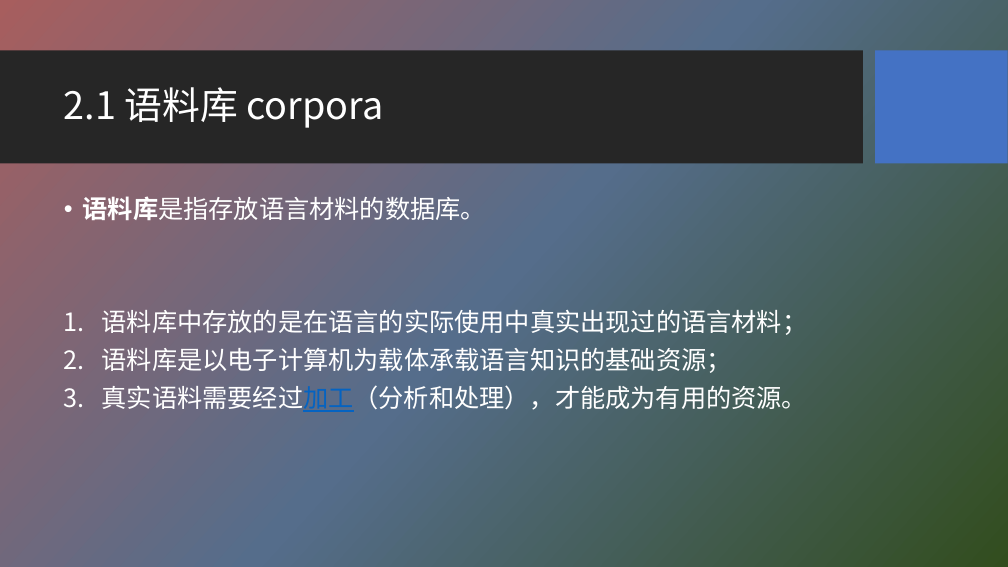
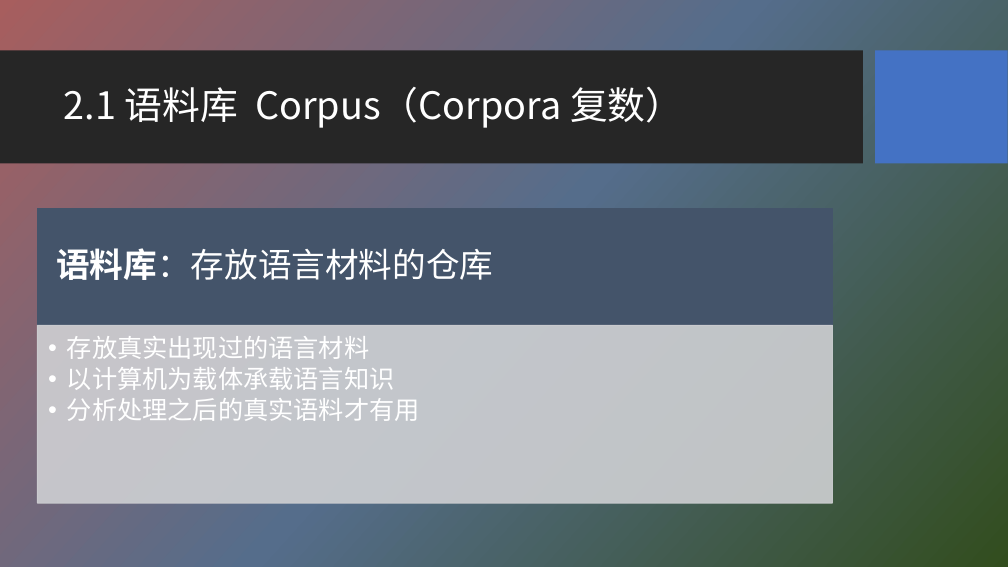
Before and after one commit to HBU/NLP_PPT, a slide deck: slide 3 of PPT-2020/ch02 语料库与词汇知识库.pptx. Drawn at 1008x567 pixels with LibreOffice and Linux fonts; fonts in the diff are those of the drawing; background and template pictures are left out. Boxes give left, top, right and bottom in pixels: in the first picture for what was removed or moved away, otherwise in the second. Text is boxed around its words. In the diff, an @@ line names an element or a change of style, - is before the commit and + after.

Commit message:
update PPT

```diff
--- a/PPT-2020/ch02 语料库与词汇知识库.pptx
+++ b/PPT-2020/ch02 语料库与词汇知识库.pptx
@@ title at [64, 87, 683, 128]: text changed @@
-2.1 语料库 corpora
+2.1 语料库 Corpus（Corpora 复数）
@@ text removed at [83, 196, 808, 414] @@
-• 语料库是指存放语言材料的数据库。
-1. 语料库中存放的是在语言的实际使用中真实出现过的语言材料；
-2. 语料库是以电子计算机为载体承载语言知识的基础资源；
-3. 真实语料需要经过加工（分析和处理），才能成为有用的资源。
@@ group added at [38, 209, 833, 503]: 2 rectangles, 2 texts @@
+语料库：存放语言材料的仓库
+  • 存放真实出现过的语言材料
+  • 以计算机为载体承载语言知识
+  • 分析处理之后的真实语料才有用
```
Also in this commit, not shown: 5 other slides changed, 9 slides added, 5 slides removed, 28 other files.
